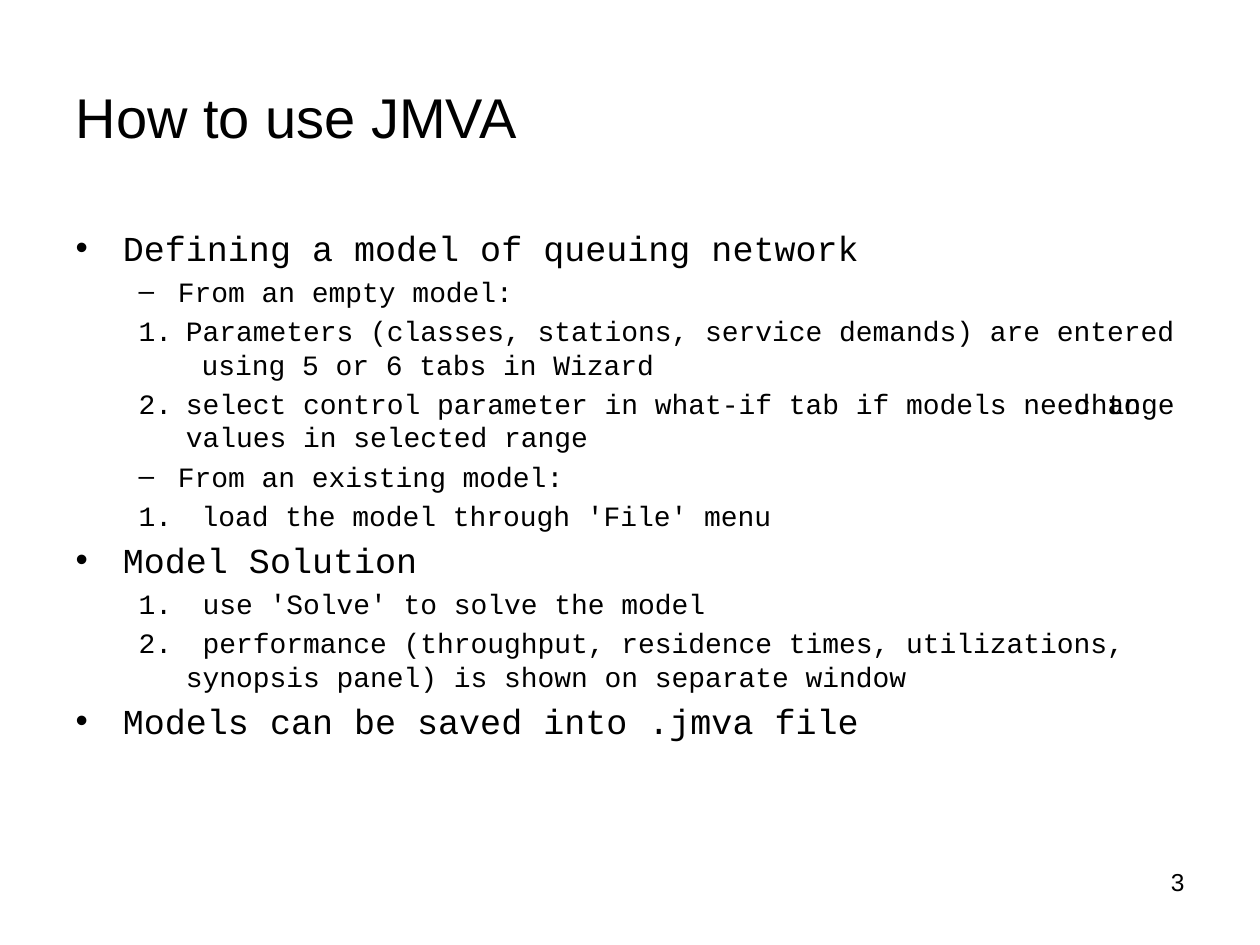
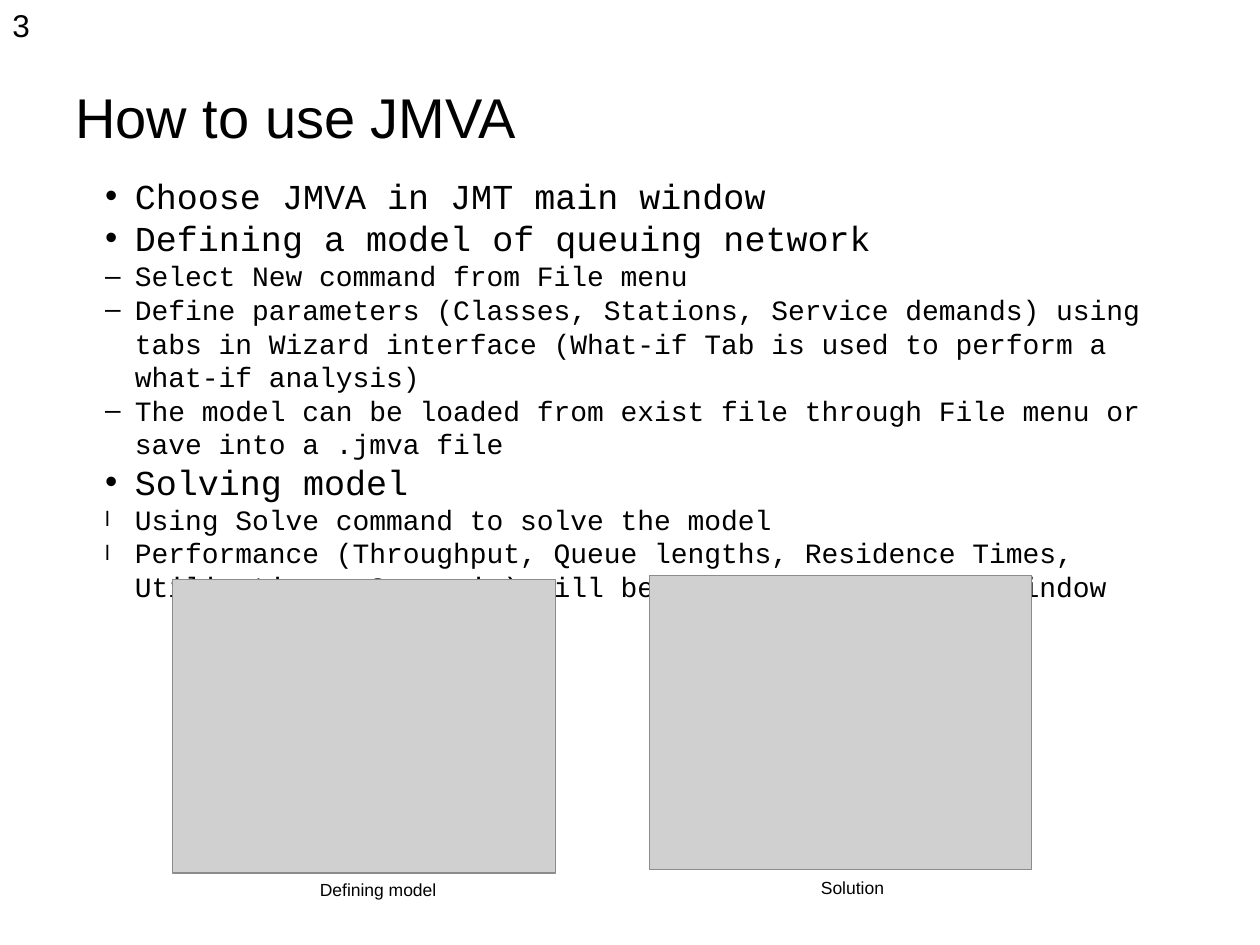
Before and after one commit to pavelgrib/SE_CW1, a slide deck: slide 3 of jmva_presentation.pptx. Drawn at 1260x945 pixels with LibreOffice and Linux fonts; fonts in the diff are those of the drawing; grey boxes stand for pictures; background and template pictures are left out. Boxes give left, top, right and bottom in pixels: in the first picture for what was removed or moved away, otherwise in the second. Text is boxed around its words. In the diff, an @@ line names an element or a change of style, - is before the commit and + after.

Commit message:
add How to use

```diff
--- a/jmva_presentation.pptx
+++ b/jmva_presentation.pptx
@@ page number: place and size @@
-page number at (1171,874,1185,892)
+page number at (12,15,30,38)
@@ page number at (12,15,30,38): size 14 to 18 pt; alignment right to left @@
@@ text added at (135,185,1140,606), 16 pt, text #000000 @@
+  • Choose JMVA in JMT main window
+  • Defining a model of queuing network
+  – Select New command from File menu
+  – Define parameters (Classes, Stations, Service demands) using tabs in Wizard interface (What-if Tab is used to perform a what-if analysis)
+  – The model can be loaded from exist file through File menu or save into a .jmva file
+  • Solving model
+  l Using Solve command to solve the model
+  l Performance (Throughput, Queue lengths, Residence Times, Utilizations, Synopsis) will be shown on a separate window
@@ text removed at (123,237,1174,742) @@
-  • Defining a model of queuing network
-  – From an empty model:
-  1. Parameters (classes, stations, service demands) are entered using 5 or 6 tabs in Wizard
-  2. select control parameter in what-if tab if models need to change values in selected range
-  – From an existing model:
-  1. load the model through 'File' menu
-  • Model Solution
-  1. use 'Solve' to solve the model
-  2. performance (throughput, residence times, utilizations, synopsis panel) is shown on separate window
-  • Models can be saved into .jmva file
@@ picture added at (173,580,556,873) @@
@@ picture added at (649,576,1031,869) @@
@@ text added at (320,883,437,900), 10 pt, text #000000 @@
+Defining model
@@ text added at (821,881,884,894), 10 pt, text #000000 @@
+Solution
```
Also in this commit, not shown: 8 other slides changed.
